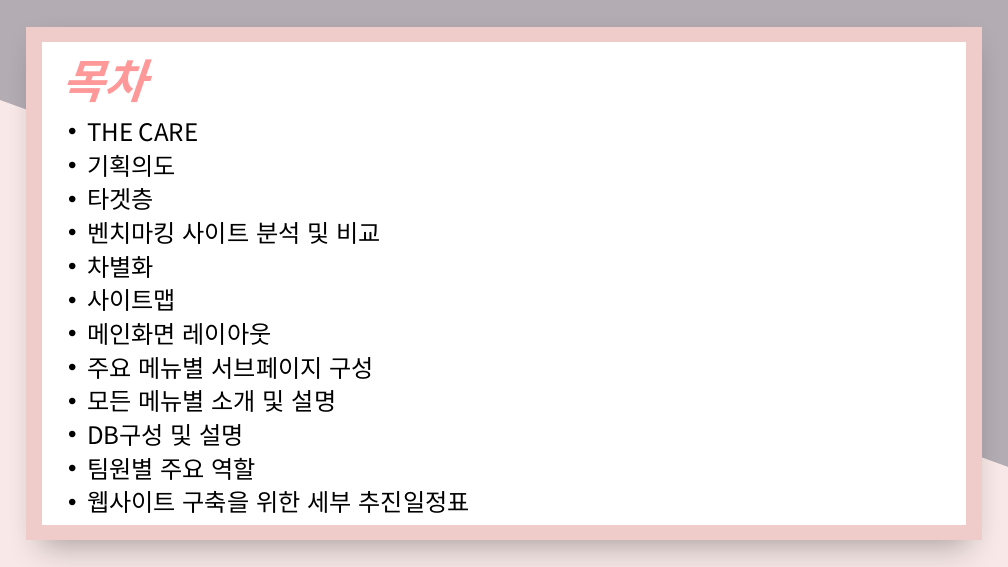
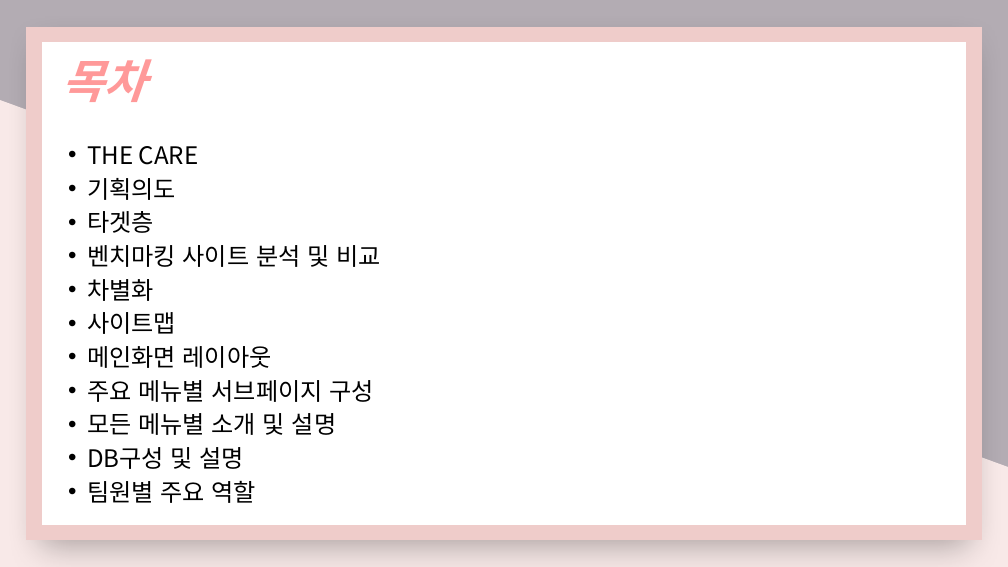
Before and after one commit to nimi2838/thecare, a slide deck: slide 2 of 졸작 기획서.pptx. Drawn at 1008x567 pixels with LibreOffice and Linux fonts; fonts in the diff are those of the drawing. Boxes give left, top, right and bottom in pixels: in the first picture for what was removed or moved away, otherwise in the second. Text is boxed around its words. In the diff, an @@ line names an element or a change of style, - is before the commit and + after.

```diff
--- a/졸작 기획서.pptx
+++ b/졸작 기획서.pptx
@@ text "THE CARE": place and size @@
-text "THE CARE" at (87, 123, 470, 513)
+text "THE CARE" at (87, 146, 380, 503)
@@ text at (87, 491, 470, 513): paragraph removed @@
-• 웹사이트 구축을 위한 세부 추진일정표
```
Also in this commit, not shown: 1 slide added, 1 other file.
